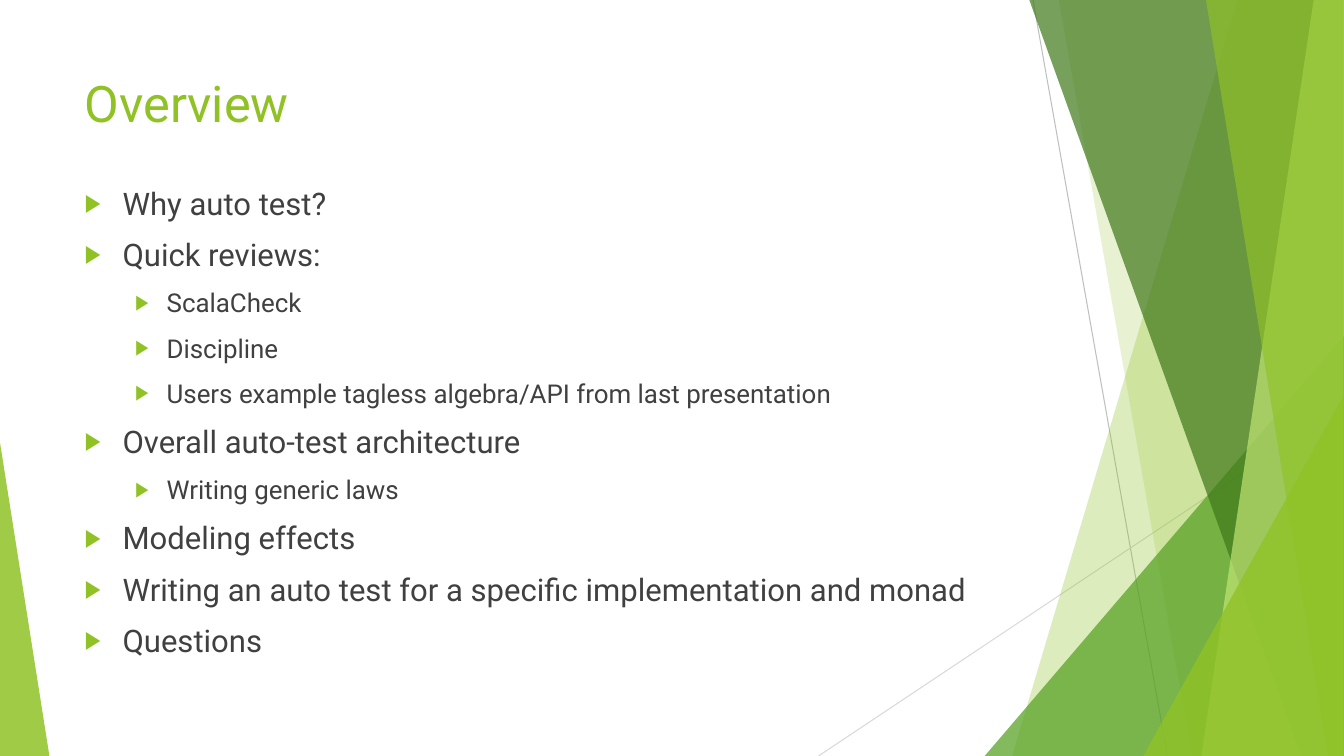
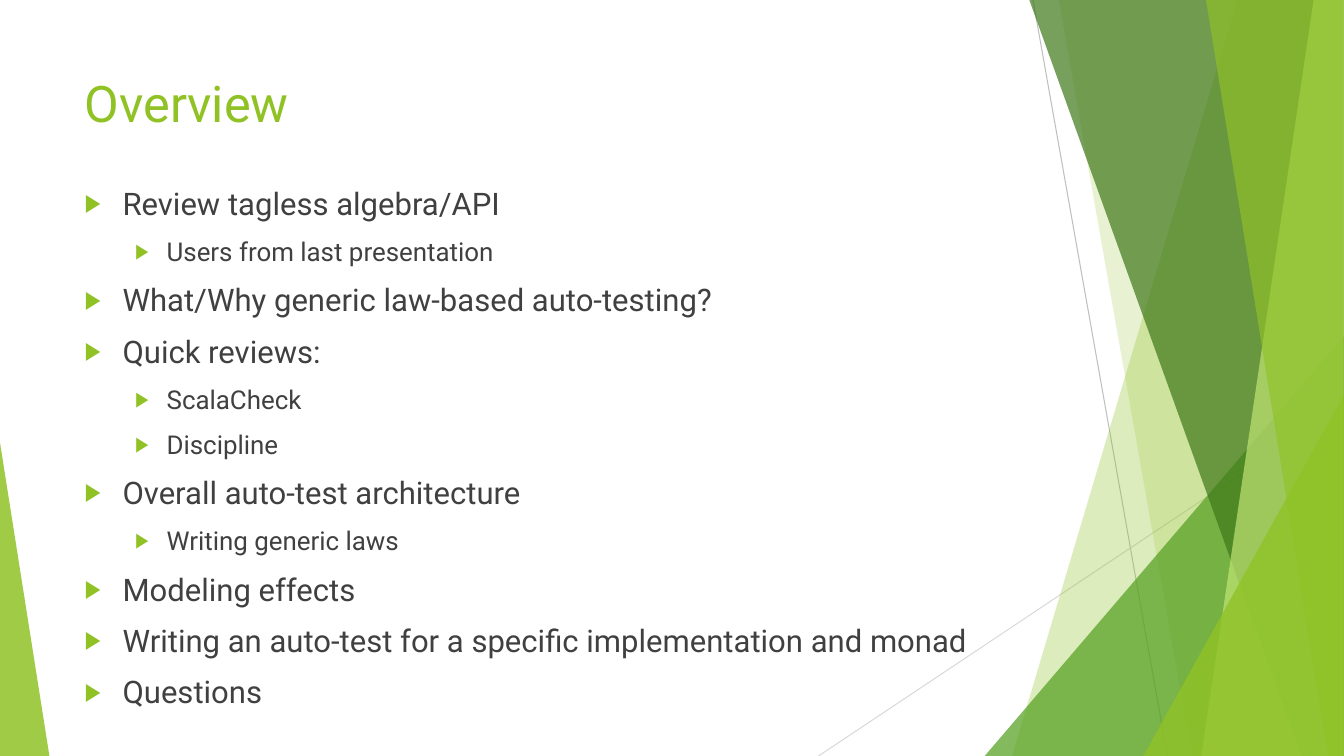
Before and after one commit to lancegatlin/tagless-final-autotest-talk-19feb19, a slide deck: slide 5 of tagless-final-autotest-19Feb19.pptx. Drawn at 1344x756 pixels with LibreOffice and Linux fonts; fonts in the diff are those of the drawing. Boxes give left, top, right and bottom in pixels: in the first picture for what was removed or moved away, otherwise in the second. Text is boxed around its words. In the diff, an @@ line names an element or a change of style, - is before the commit and + after.

```diff
--- a/tagless-final-autotest-19Feb19.pptx
+++ b/tagless-final-autotest-19Feb19.pptx
@@ text at [123,191,712,318]: text changed @@
-▶ Why auto test?
+▶ Review tagless algebra/API
+  ▶ Users from last presentation
+▶ What/Why generic law-based auto-testing?
@@ text at [167,383,831,409]: paragraph removed @@
-  ▶ Users example tagless algebra/API from last presentation
@@ text at [123,628,966,659]: text changed @@
-▶ Writing an auto test for a specific implementation and monad
+▶ Writing an auto-test for a specific implementation and monad
```
Also in this commit, not shown: 11 other slides changed, 3 slides added.
